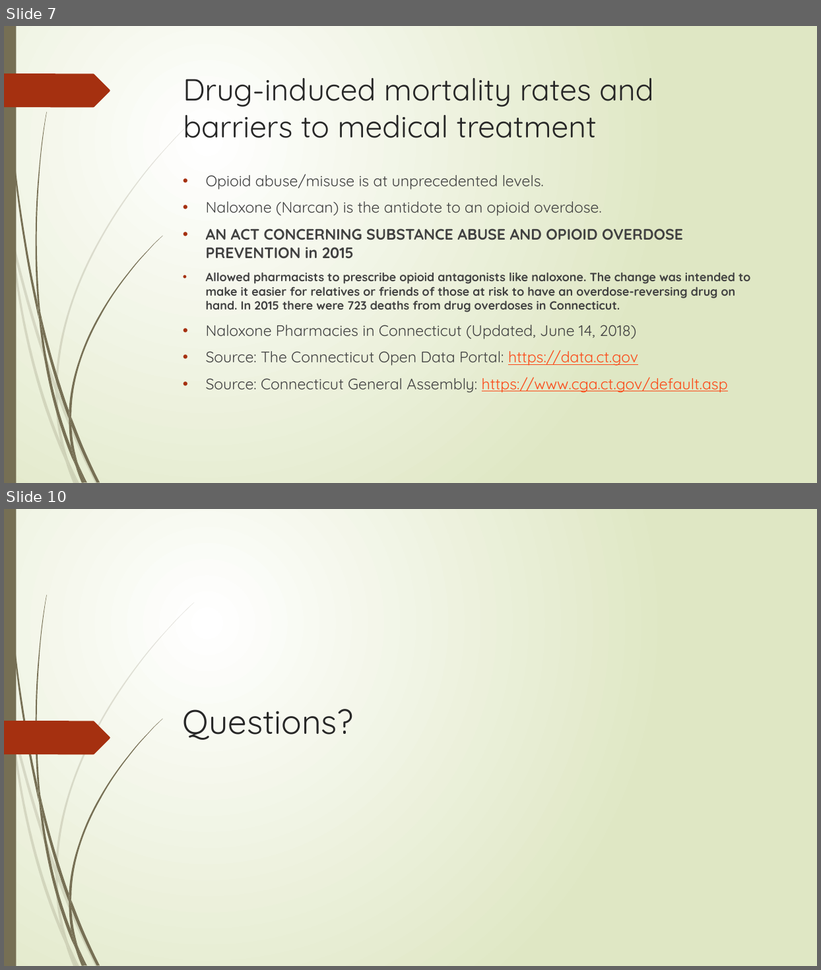
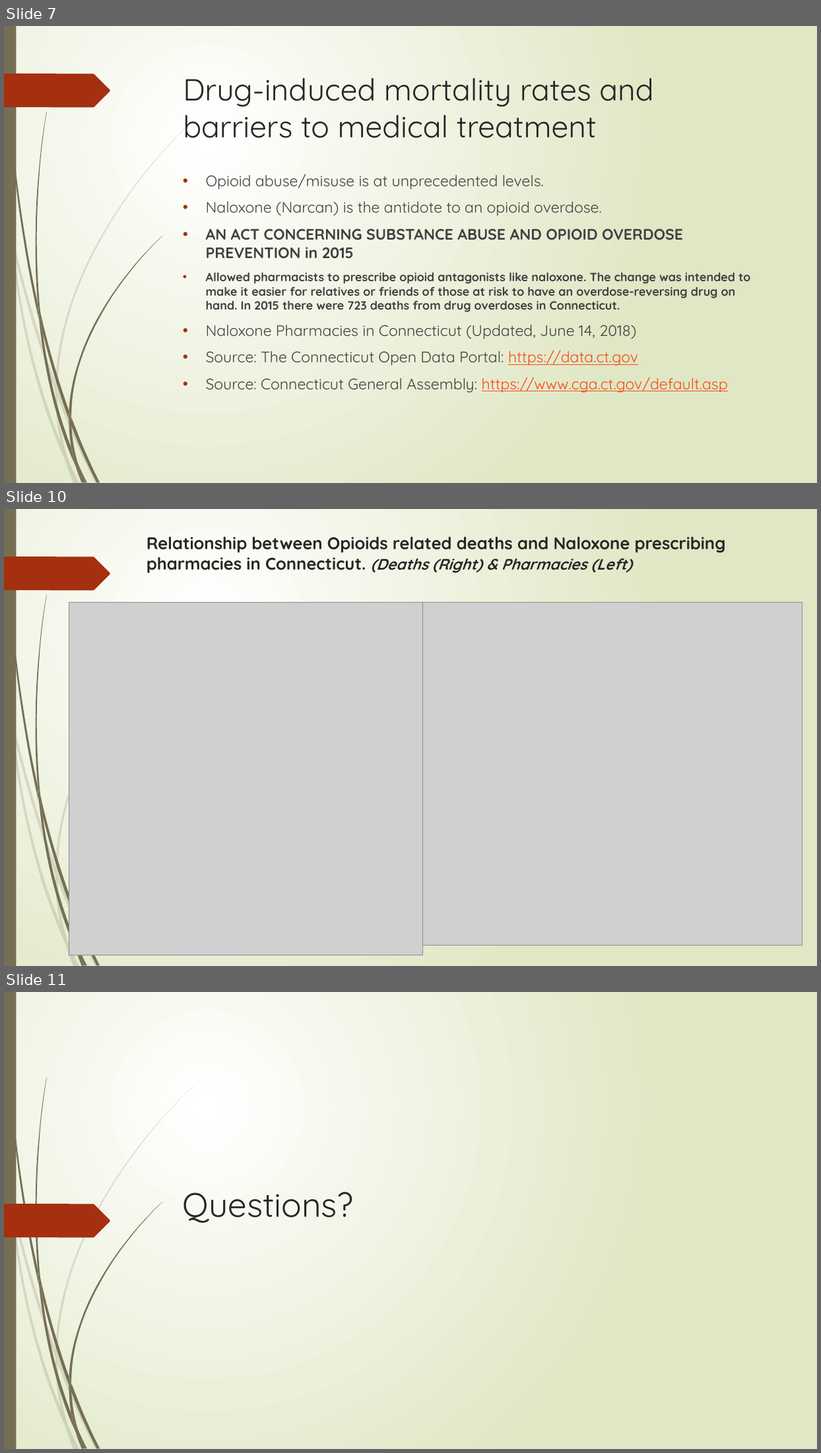
Before and after one commit to yayunl/DataViz-Project1, a slide deck: Drug Mortality and Socio-Economic conditions in Connecticut.pptx. Shown one above the other, each under a label of ours: slides 7 and 10 before the commit, slides 7, 10 and 11 after it; the slides between them are not shown. The pictures are 821x970 and 821x1453 pixels, drawn with LibreOffice and Linux fonts; fonts in the diff are those of the drawing; grey boxes stand for pictures. Boxes give left, top, right and bottom in pixels: in the first picture for what was removed or moved away, otherwise in the second. Text is boxed around its words. In the diff, an @@ line names an element or a change of style, - is before the commit and + after.

```diff
--- a/Drug Mortality and Socio-Economic conditions in Connecticut.pptx
+++ b/Drug Mortality and Socio-Economic conditions in Connecticut.pptx
@@ slide 10 added at (x1=4, y1=509, x2=817, y2=966), background gradient #FFFFFF to #DFE8C4; not listed: 24 template elements that a slide beside it also shows @@
@@ title added at (x1=147, y1=537, x2=726, y2=573), 20 pt, text #262626, bold @@
+Relationship between Opioids related deaths and Naloxone prescribing pharmacies in Connecticut. (Deaths (Right) & Pharmacies (Left)
@@ picture added at (x1=69, y1=602, x2=423, y2=956) @@
@@ picture added at (x1=411, y1=602, x2=803, y2=946) @@
@@ what was slide 10 is now slide 11 @@
```
Also in this commit, not shown: 1 slide changed, 1 other slide added, 1 slide removed, 5 other files.
